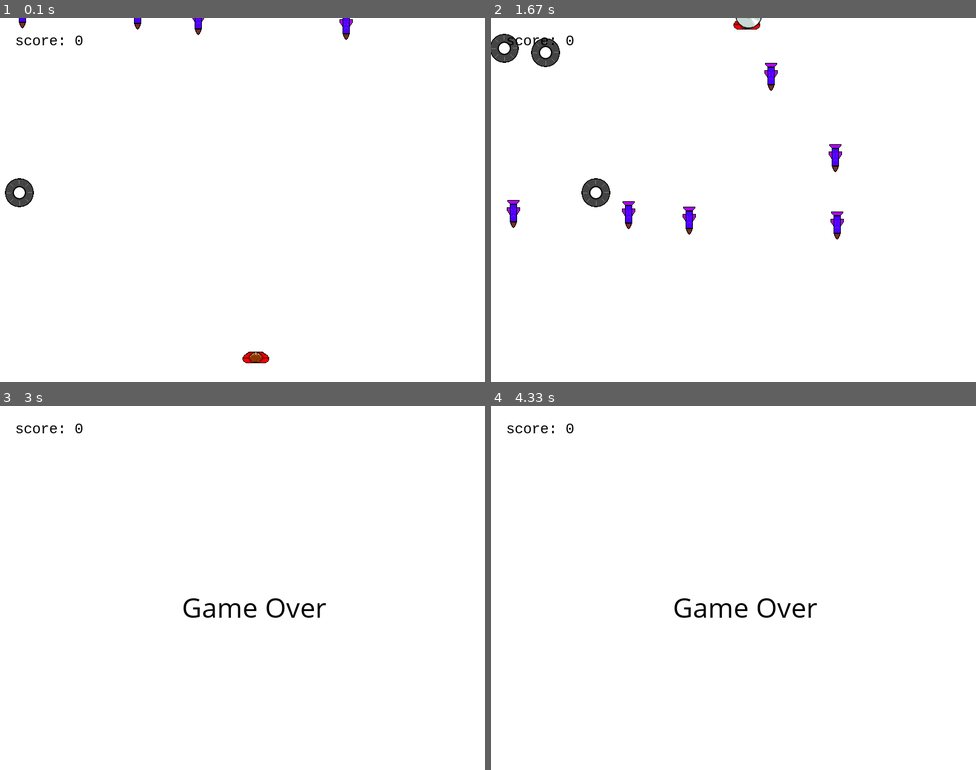
Above: before the commit, frames 1-4 (two rows, left to right).
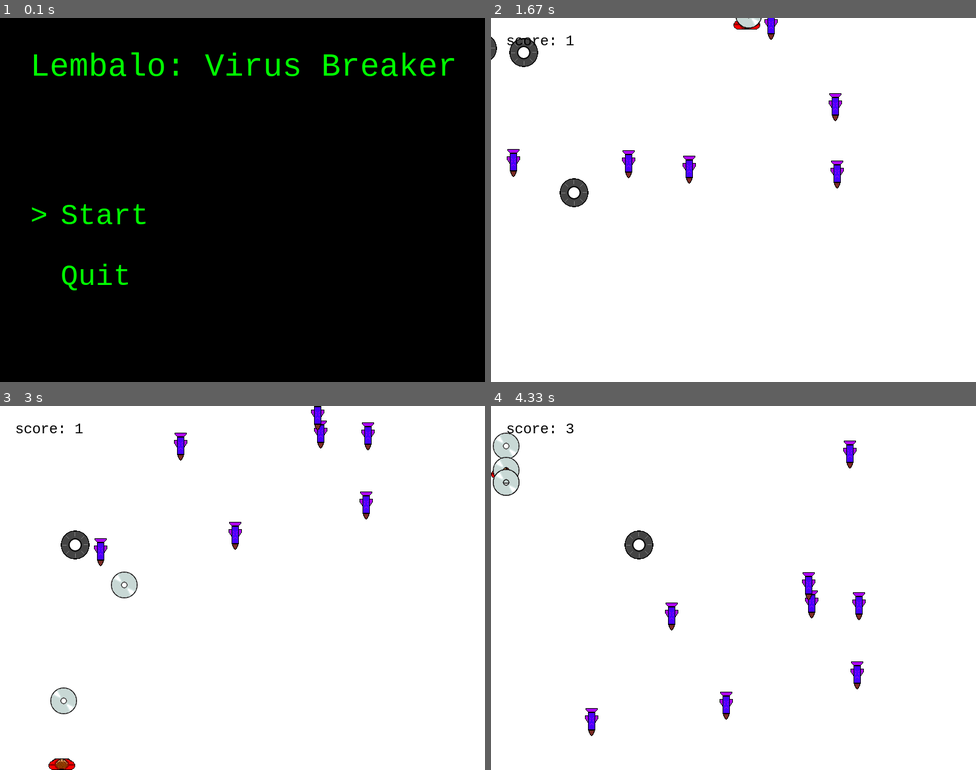
Above: after the commit, the same moments.

Repository: GilbertWilliams/Antimal2ElectricBoogaloo
Game: pygame game, started from main.py
The game is run twice, just before and just after one commit, with the same random seed, the same clock (stepped at 60 frames per second) and the same inputs. The source is Python 2; it was converted automatically to run under Python 3.
Inputs:
- Up to frame 1 (0.1 s): no input
- Up to frame 2 (1.67 s): tap Space at 0.33, 1.23, 1.53 s; hold Space 0.67-1.13 s; hold Up 0.67-1.13 s; hold Up 1.17-1.63 s
- Up to frame 3 (3 s): hold Right 1.67-2.13 s; tap Space at 1.73, 2.03, 2.23, 2.53, 2.8 s; hold Left 2.17-2.7 s; hold Down from 2.73 s (still down)
- Up to frame 4 (4.33 s): release Down at 3.03 s; hold Left 3.07-3.47 s; tap Space at 3.13, 3.43, 3.57, 3.97, 4.27 s; hold Up 3.5-3.87 s; hold Up from 3.9 s (still down)

The runs differ from the first frame. In frame 1, 100% of the frame differs, in the area x 0-100%, y 0-100%; in frame 2, 2.8%; in frame 3, 2.5%; in frame 4, 2.6%.

Commit message:
Added a menu
It was hard

Diff:
--- a/main.py
+++ b/main.py
@@ -232,6 +232,9 @@
                     player.move(0, 'y')
                 elif event.key == pygame.K_ESCAPE:
                     keepGoing = False
+                elif event.key == pygame.K_SPACE and not playerSprite.has(player):
+                    gm = mainMenu()
+                    gm.run()
 
 
 
@@ -276,6 +279,69 @@
         if keepGoing == False:
             pygame.quit()
 
+class menuCursor(pygame.sprite.Sprite):
+    def __init__(self, x, y):
+        pygame.sprite.Sprite.__init__(self)
+        self.font = pygame.font.SysFont('courier', 48)
+        self.color = (0, 255, 0)
+        self.image = self.font.render('>', 1, self.color)
+        self.rect = self.image.get_rect()
+        self.rect.x = x
+        self.rect.y = y
+
+class mainMenu():
+    def __init__(self):
+        self.clock = pygame.time.Clock()
+        self.font = pygame.font.SysFont('courier', 48)
+        self.titleFont = pygame.font.SysFont('courier', 53)
+        self.color = (0, 255, 0)
+
+    def run(self):
+        title = self.titleFont.render('Lembalo: Virus Breaker', 1, self.color)
+        start = self.font.render('Start', 1, self.color)
+        quitgame = self.font.render('Quit', 1, self.color)
+
+        cursor = 0
+        brace = menuCursor(50, 300)
+        bracegroup = pygame.sprite.Group()
+        bracegroup.add(brace)
+
+        mainloop = True
+        while mainloop:
+            self.clock.tick(30)
+
+            for event in pygame.event.get():
+                if event.type == pygame.QUIT:
+                    mainloop = False
+                elif event.type == KEYUP:
+                    if event.key == K_DOWN and cursor == 0:
+                        cursor = 1
+                        brace.rect.y = 400
+                    elif event.key == K_UP and cursor == 1:
+                        cursor = 0
+                        brace.rect.y = 300
+                    elif event.key == K_SPACE:
+                        if cursor == 0:
+                            mainloop = False
+                            main()
+                        elif cursor == 1:
+                            mainloop = False
+                    elif event.key == K_ESCAPE:
+                        mainloop = False
+
+
+            screen.fill((0, 0, 0))
+            screen.blit(title, (50, 50))
+            screen.blit(start, (100, 300))
+            screen.blit(quitgame, (100, 400))
+            bracegroup.draw(screen)
+            bracegroup.update()
+
+
+            pygame.display.update()
+        pygame.quit()
+
 
 if __name__ == '__main__':
-    main() # Run the main class
+    gm = mainMenu()
+    gm.run()
